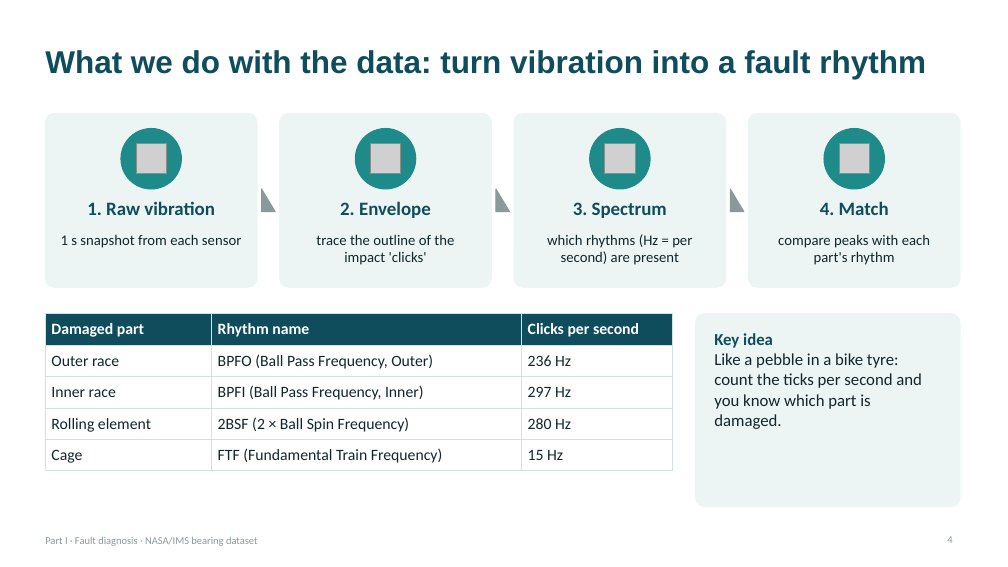
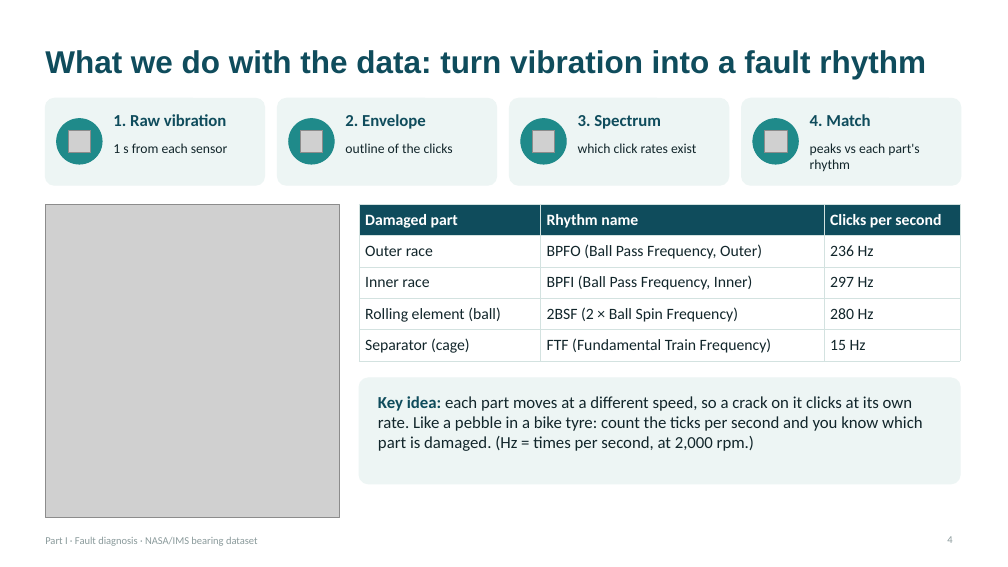
Before and after one commit to Adrian-Jotham/AISmartFactory, a slide deck: slide 4 of fault_diagnosis_part1_short.pptx. Drawn at 1008x567 pixels with LibreOffice and Linux fonts; fonts in the diff are those of the drawing; grey boxes stand for pictures. Boxes give left, top, right and bottom in pixels: in the first picture for what was removed or moved away, otherwise in the second. Text is boxed around its words. In the diff, an @@ line names an element or a change of style, - is before the commit and + after.

```diff
--- a/fault_diagnosis_part1_short.pptx
+++ b/fault_diagnosis_part1_short.pptx
@@ rounded rectangle: place and size @@
-rounded rectangle at [45, 113, 257, 287]
+rounded rectangle at [45, 98, 265, 185]
@@ ellipse: place and size @@
-ellipse at [121, 129, 181, 189]
+ellipse at [57, 119, 102, 164]
@@ text "1. Raw vibration": place and size @@
-text "1. Raw vibration" at [87, 201, 214, 215]
+text "1. Raw vibration" at [113, 114, 226, 126]
@@ rounded rectangle: place and size @@
-rounded rectangle at [280, 113, 492, 287]
+rounded rectangle at [278, 98, 497, 185]
@@ ellipse: place and size @@
-ellipse at [355, 129, 416, 189]
+ellipse at [289, 119, 334, 164]
@@ size 18 to 16 pt; alignment centre to left in 4 elements at [113, 114, 226, 126], [810, 114, 870, 126], [578, 115, 661, 129], [345, 114, 426, 129] @@
@@ text "2. Envelope": place and size @@
-text "2. Envelope" at [340, 201, 431, 218]
+text "2. Envelope" at [345, 114, 426, 129]
@@ rounded rectangle: place and size @@
-rounded rectangle at [514, 113, 726, 287]
+rounded rectangle at [510, 98, 729, 185]
@@ ellipse: place and size @@
-ellipse at [590, 129, 650, 189]
+ellipse at [521, 119, 566, 164]
@@ text "3. Spectrum": place and size @@
-text "3. Spectrum" at [573, 202, 667, 218]
+text "3. Spectrum" at [578, 115, 661, 129]
@@ proportions changed in 4 elements at [45, 98, 265, 185], [510, 98, 729, 185], [278, 98, 497, 185], [742, 98, 961, 185] @@
@@ rounded rectangle: place and size @@
-rounded rectangle at [749, 113, 960, 287]
+rounded rectangle at [742, 98, 961, 185]
@@ ellipse: place and size @@
-ellipse at [824, 129, 885, 189]
+ellipse at [753, 119, 799, 164]
@@ text "4. Match": place and size @@
-text "4. Match" at [820, 201, 889, 215]
+text "4. Match" at [810, 114, 870, 126]
@@ picture: place and size @@
-picture at [136, 144, 166, 174]
+picture at [68, 130, 91, 153]
@@ text at [113, 143, 228, 153]: text changed; size 14 to 13 pt @@
-1 s snapshot from each sensor
+1 s from each sensor
@@ picture: place and size @@
-picture at [371, 144, 401, 174]
+picture at [300, 130, 323, 153]
@@ text at [345, 143, 453, 153]: text changed; size 14 to 13 pt @@
-trace the outline of the impact 'clicks'
+outline of the clicks
@@ picture: place and size @@
-picture at [605, 144, 635, 174]
+picture at [532, 130, 555, 153]
@@ text added at [578, 143, 696, 153], 13 pt, text #12262B @@
+which click rates exist
@@ picture: place and size @@
-picture at [839, 144, 870, 174]
+picture at [765, 130, 787, 153]
@@ text at [810, 143, 919, 171]: text changed; size 14 to 13 pt @@
-compare peaks with each part's rhythm
+peaks vs each part's rhythm
@@ picture added at [45, 204, 340, 518] @@
@@ right triangle removed at [262, 189, 275, 212] @@
@@ table at [359, 204, 960, 357] @@
-row 4, column 1: Rolling element
+row 4, column 1: Rolling element (ball)
-row 5, column 1: Cage
+row 5, column 1: Separator (cage)
@@ table: place and size @@
-table at [45, 314, 673, 467]
+table at [359, 204, 960, 357]
@@ right triangle removed at [496, 189, 510, 212] @@
@@ right triangle removed at [730, 189, 744, 212] @@
@@ text removed at [547, 234, 692, 265] @@
-which rhythms (Hz = per second) are present
@@ rounded rectangle removed at [696, 314, 960, 507] @@
@@ rounded rectangle added at [359, 378, 960, 484], fill #EDF5F4, outline #EDF5F4 1 pt @@
@@ text at [378, 396, 922, 451]: text changed @@
-Key idea
-Like a pebble in a bike tyre: count the ticks per second and you know which part is damaged.
+Key idea: each part moves at a different speed, so a crack on it clicks at its own rate. Like a pebble in a bike tyre: count the ticks per second and you know which part is damaged. (Hz = times per second, at 2,000 rpm.)
```
Also in this commit, not shown: 6 other slides changed, 4 slides added, 3 other files.
